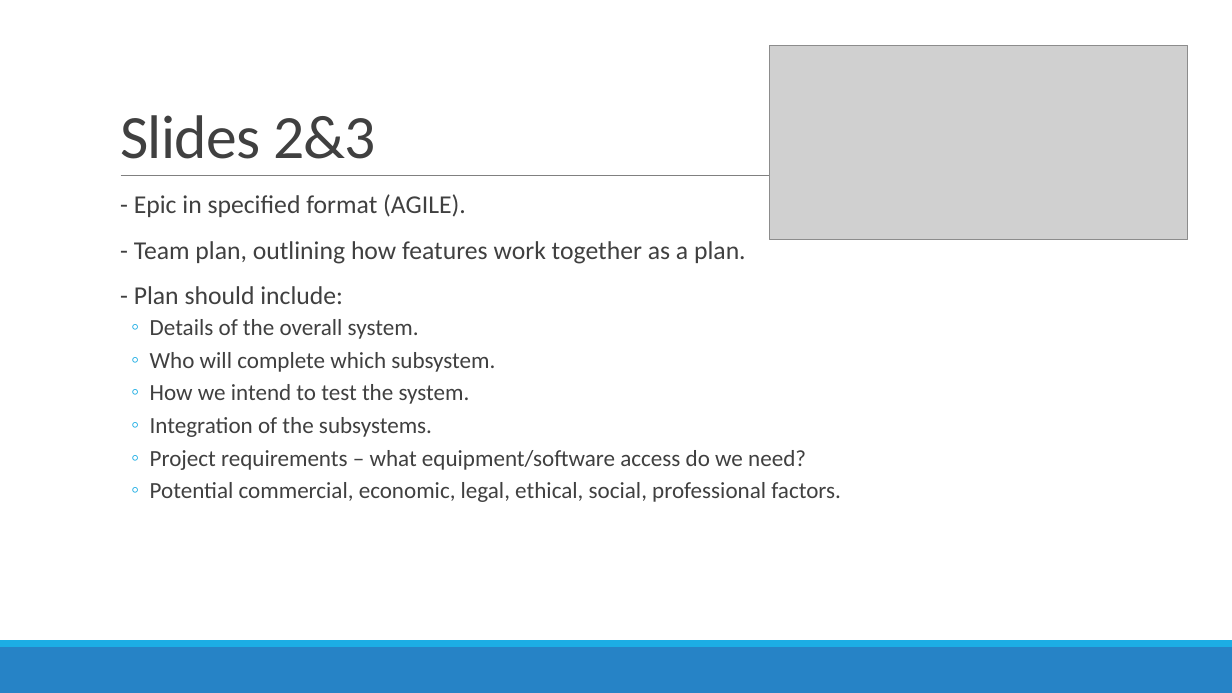
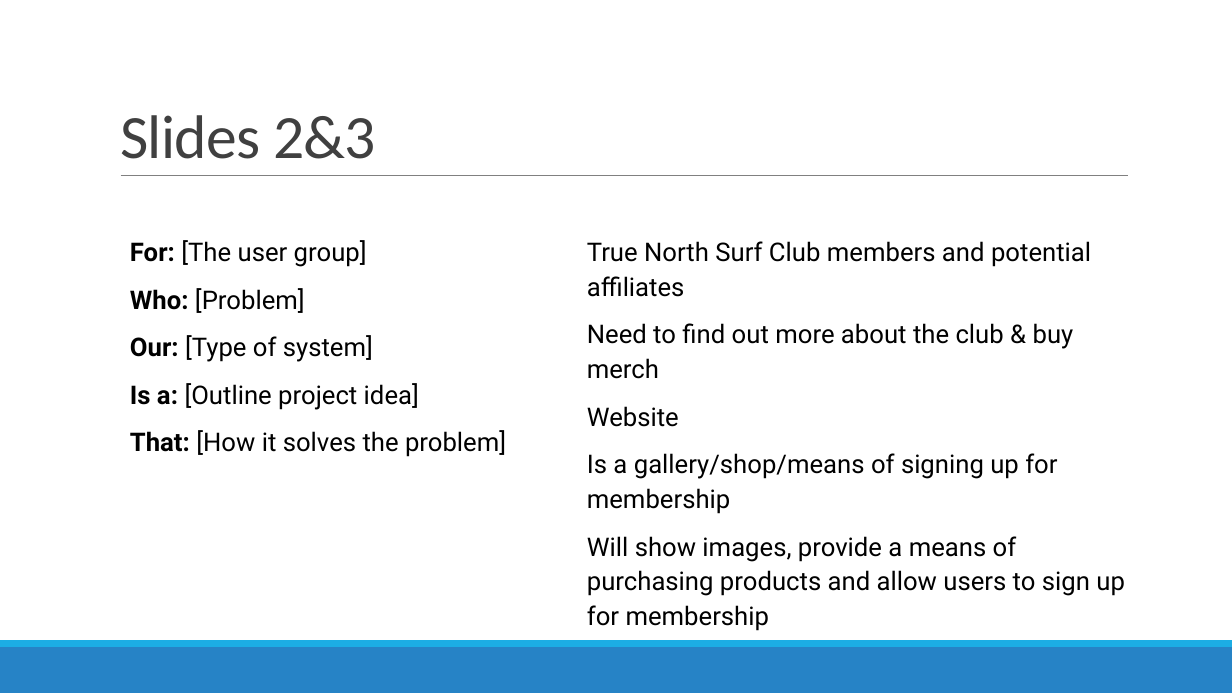
Before and after one commit to benkelly2/KV6002, a slide deck: slide 3 of KV6002_21 TOR Presentation.pptx. Drawn at 1232x693 pixels with LibreOffice and Linux fonts; fonts in the diff are those of the drawing; grey boxes stand for pictures. Boxes give left, top, right and bottom in pixels: in the first picture for what was removed or moved away, otherwise in the second. Text is boxed around its words. In the diff, an @@ line names an element or a change of style, - is before the commit and + after.

```diff
--- a/KV6002_21 TOR Presentation.pptx
+++ b/KV6002_21 TOR Presentation.pptx
@@ picture removed at (x1=770, y1=45, x2=1189, y2=240) @@
@@ text removed at (x1=134, y1=194, x2=841, y2=502) @@
-  - Epic in specified format (AGILE).
-  - Team plan, outlining how features work together as a plan.
-  - Plan should include:
-  ◦ Details of the overall system.
-  ◦ Who will complete which subsystem.
-  ◦ How we intend to test the system.
-  ◦ Integration of the subsystems.
-  ◦ Project requirements – what equipment/software access do we need?
-  ◦ Potential commercial, economic, legal, ethical, social, professional factors.
@@ table added at (x1=77, y1=234, x2=1156, y2=635), 1 rows, 2 columns @@
+For: [The user group] / Who: [Problem] / Our: [Type of system] / Is a: [Outline project idea] / That: [How it solves the problem] | True North Surf Club members and potential affiliates / Need to find out more about the club & buy merch / Website / Is a gallery/shop/means of signing up for membership / Will show images, provide a means of purchasing products and allow users to sign up for membership
```
Also in this commit, not shown: 2 other slides changed.
